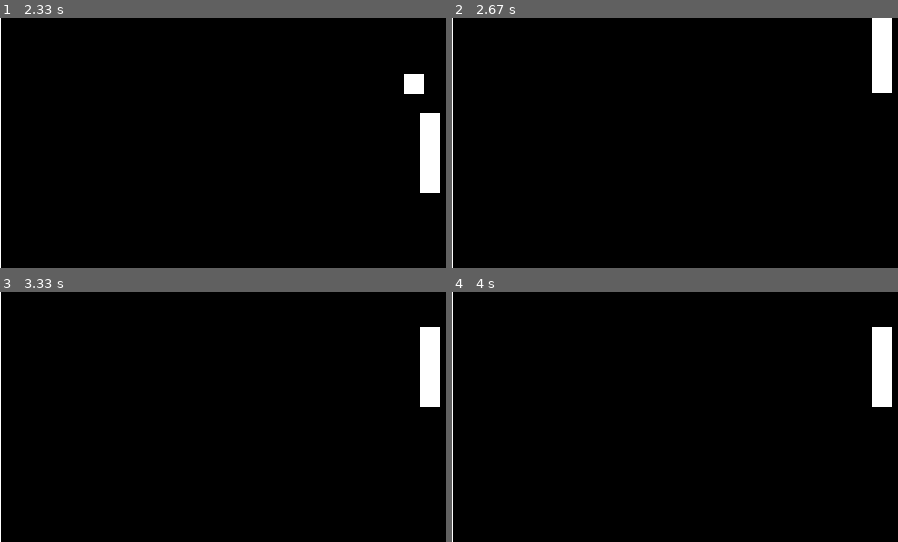
Above: before the commit, frames 1-4 (two rows, left to right).
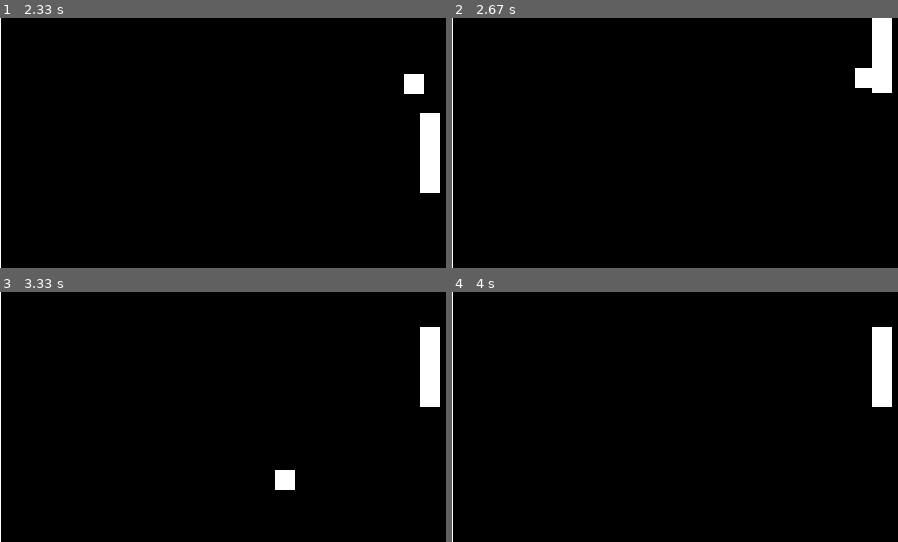
Above: after the commit, the same moments.

Repository: AugustoC3sar/Pong-Pygame
Game: pygame game, started from main.py
Same seed, same stepped clock (60 frames per second), same inputs: the game is played once before the commit and once after it.
Inputs:
- Up to frame 1 (2.33 s): hold Down 0.33-0.8 s; hold Up 0.83-1.2 s; hold W 0.83-1.2 s; hold Down 1.23-1.6 s; hold S 1.23-1.6 s; hold Up 1.63-1.93 s; hold W 1.63-1.93 s; hold Down 1.97-2.27 s; hold S 1.97-2.27 s; hold Up from 2.3 s (still down); hold W from 2.3 s (still down)
- Up to frame 2 (2.67 s): keep holding Up; keep holding W
- Up to frame 3 (3.33 s): release Up at 2.67 s; release W at 2.67 s; hold Down 2.7-3.07 s; hold S 2.7-3.07 s; hold Up from 3.1 s (still down); hold W from 3.1 s (still down)
- Up to frame 4 (4 s): release Up at 3.4 s; release W at 3.4 s; hold Down 3.43-3.73 s; hold S 3.43-3.73 s; hold Up from 3.77 s (still down); hold W from 3.77 s (still down)
The pictures show only the part of the screen within x 50-100%, y 50-100%; the shares and areas given below are measured in that part.

Frame 1 is identical in both runs. In frame 2, 0.3% of the frame differs, in the area x 90-95%, y 20-28%; in frame 3, 0.4%, in the area x 61-67%, y 71-80%; in frame 4, nothing differs.

Commit message:
Collisions check

Diff:
--- a/main.py
+++ b/main.py
@@ -24,6 +24,7 @@
         self.__player2 = Player(WIDTH-PLAYER_WIDTH-10)
         self.__ball = Ball()
         self.__root = pygame.display.set_mode((WIDTH, HEIGHT))
+        self.__collisions = 0
         self.__run = True
         self.__end = False
 
@@ -41,6 +42,7 @@
                 self.draw_scores()
                 self.get_key()
                 self.__ball.move()
+                self.check_collisions()
 
             for event in pygame.event.get():
                 if event.type == QUIT:
@@ -56,13 +58,31 @@
         pygame.draw.rect(self.__root, WHITE, self.__ball.hitbox)
 
     def draw_line(self):
-        pygame.draw.line(self.__root, WHITE, (WIDTH/2,0), (WIDTH/2,HEIGHT), 1)
+        pygame.draw.line(self.__root, WHITE, (WIDTH/2,0), (WIDTH/2,HEIGHT))
 
     def draw_scores(self):
         player1 = MAIN_FONT.render(f'{self.__player1.score}', False, WHITE)
         player2 = MAIN_FONT.render(f'{self.__player2.score}', False, WHITE)
         self.__root.blit(player1, ((WIDTH/2)-30, 5))
         self.__root.blit(player2, ((WIDTH/2)+15, 5))
+
+    def check_collisions(self):
+        global game_speed
+        if self.__player1.hitbox.colliderect(self.__ball.hitbox):
+            if self.__ball.direction == 'TOP-LEFT':
+                self.__ball.direction = 'TOP-RIGHT'
+            else:
+                self.__ball.direction = 'BOTTOM-RIGHT'
+            self.__collisions += 1
+        if self.__player2.hitbox.colliderect(self.__ball.hitbox):
+            if self.__ball.direction == 'TOP-RIGHT':
+                self.__ball.direction = 'TOP-LEFT'
+            else:
+                self.__ball.direction = 'BOTTOM-LEFT'
+            self.__collisions += 1
+        if self.__collisions == 5:
+            self.__collisions = 0
+            game_speed += 0.1
 
     def get_key(self):
         keys = pygame.key.get_pressed()
@@ -75,6 +95,7 @@
         elif keys[K_DOWN]:
             self.__player2.move_down()
 
+
 class Player:
     def __init__(self, x):
         self.__score = 0
@@ -146,6 +167,10 @@
     @property
     def direction(self):
         return self.__direction
+
+    @direction.setter
+    def direction(self, new_dir):
+        self.__direction = new_dir
 
     @property
     def hitbox(self):
